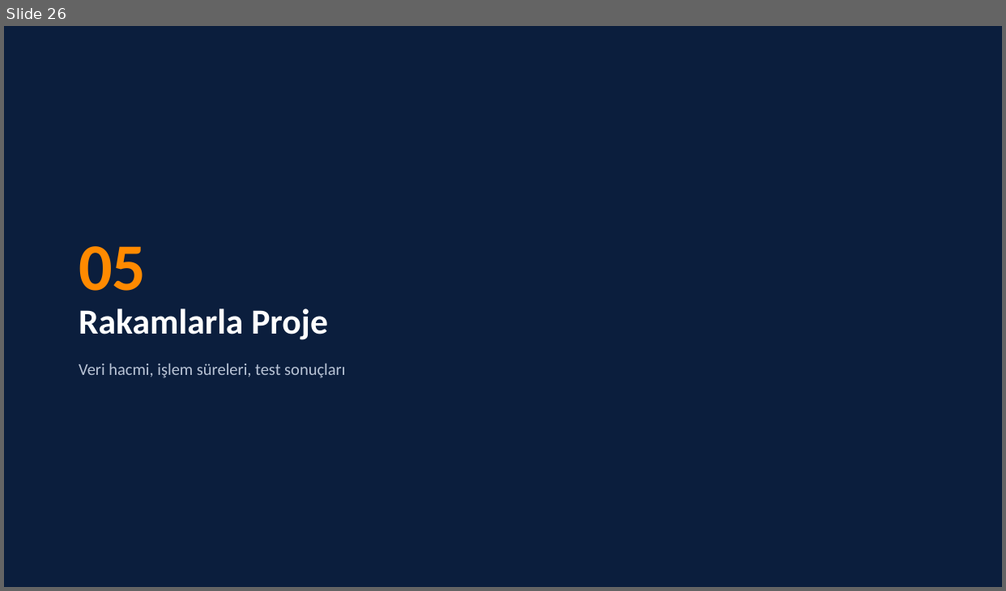
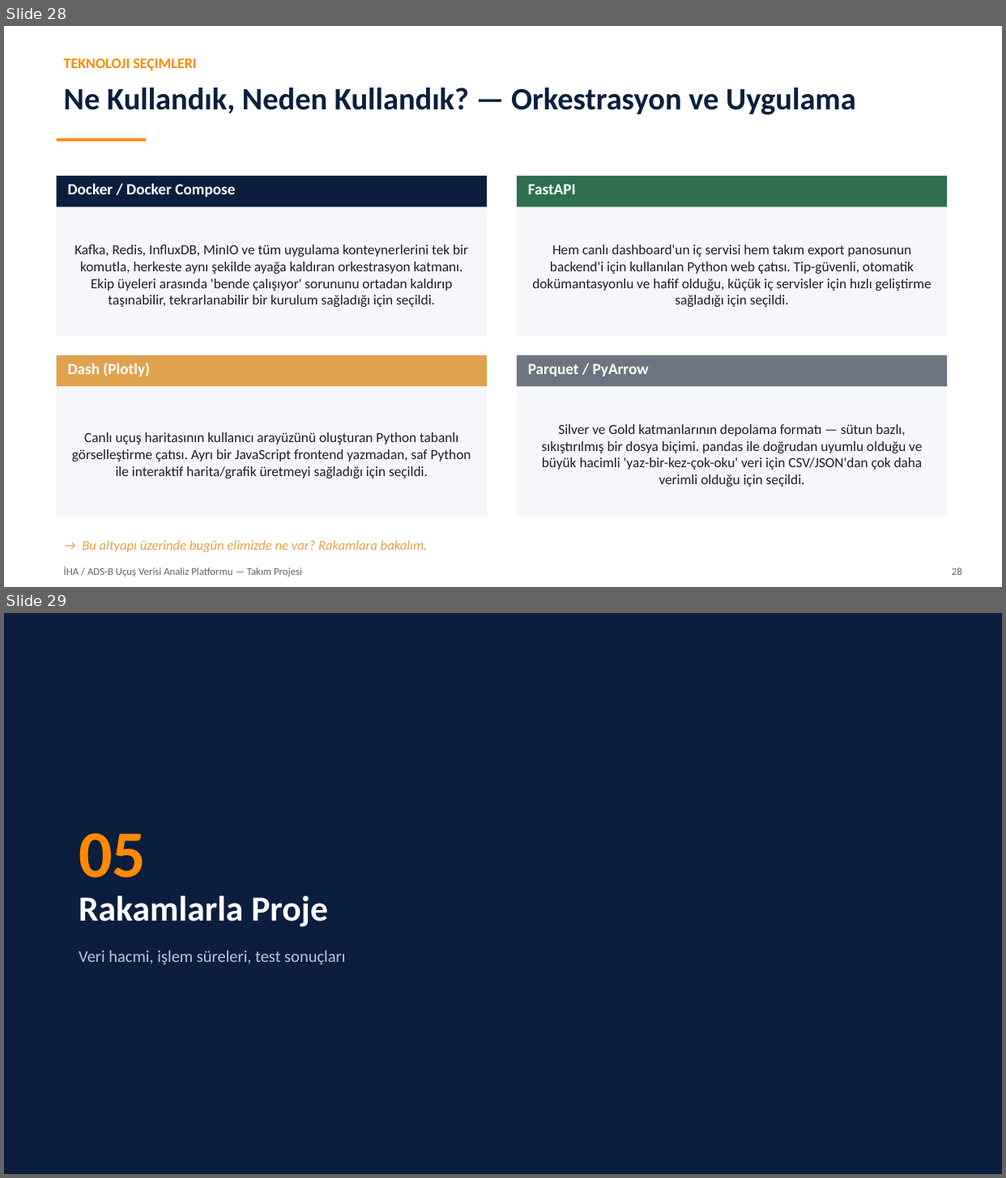
Before and after one commit to ColdVI/AnomalyDetection, a slide deck: docs/takim_projesi_sunumu.pptx. Shown one above the other, each under a label of ours: slide 26 before the commit, slides 28 and 29 after it. The pictures are 1006x591 and 1006x1178 pixels, drawn with LibreOffice and Linux fonts; fonts in the diff are those of the drawing. Boxes give left, top, right and bottom in pixels: in the first picture for what was removed or moved away, otherwise in the second. Text is boxed around its words. In the diff, an @@ line names an element or a change of style, - is before the commit and + after.

```diff
--- a/docs/takim_projesi_sunumu.pptx
+++ b/docs/takim_projesi_sunumu.pptx
@@ slide 28 added at (x1=4, y1=26, x2=1002, y2=587), background #FFFFFF @@
@@ text added at (x1=64, y1=58, x2=196, y2=71), 14 pt, text #FF8A00, bold @@
+TEKNOLOJI SEÇIMLERI
@@ text added at (x1=64, y1=88, x2=855, y2=115), 30 pt, text #0B1E3D, bold @@
+Ne Kullandık, Neden Kullandık? — Orkestrasyon ve Uygulama
@@ rectangle added at (x1=57, y1=139, x2=147, y2=141), fill #FF8A00 @@
@@ rectangle added at (x1=57, y1=176, x2=487, y2=207), fill #0B1E3D @@
@@ text added at (x1=68, y1=183, x2=235, y2=197), 15 pt, text #FFFFFF, bold @@
+Docker / Docker Compose
@@ rectangle added at (x1=517, y1=176, x2=948, y2=207), fill #2F6F4F @@
@@ text added at (x1=528, y1=184, x2=576, y2=194), 15 pt, text #FFFFFF, bold @@
+FastAPI
@@ rectangle added at (x1=57, y1=207, x2=487, y2=337), fill #F6F7FA, 13.5 pt, text #1B1F27 @@
+Kafka, Redis, InfluxDB, MinIO ve tüm uygulama konteynerlerini tek bir komutla, herkeste aynı şekilde ayağa kaldıran orkestrasyon katmanı. Ekip üyeleri arasında 'bende çalışıyor' sorununu ortadan kaldırıp taşınabilir, tekrarlanabilir bir kurulum sağladığı için seçildi.
@@ rectangle added at (x1=517, y1=207, x2=948, y2=337), fill #F6F7FA, 13.5 pt, text #1B1F27 @@
+Hem canlı dashboard'un iç servisi hem takım export panosunun backend'i için kullanılan Python web çatısı. Tip-güvenli, otomatik dokümantasyonlu ve hafif olduğu, küçük iç servisler için hızlı geliştirme sağladığı için seçildi.
@@ rectangle added at (x1=57, y1=356, x2=487, y2=386), fill #E0A24D @@
@@ text added at (x1=68, y1=363, x2=150, y2=377), 15 pt, text #FFFFFF, bold @@
+Dash (Plotly)
@@ rectangle added at (x1=517, y1=356, x2=948, y2=386), fill #6B7480 @@
@@ text added at (x1=528, y1=364, x2=649, y2=377), 15 pt, text #FFFFFF, bold @@
+Parquet / PyArrow
@@ rectangle added at (x1=57, y1=386, x2=487, y2=516), fill #F6F7FA, 13.5 pt, text #1B1F27 @@
+Canlı uçuş haritasının kullanıcı arayüzünü oluşturan Python tabanlı görselleştirme çatısı. Ayrı bir JavaScript frontend yazmadan, saf Python ile interaktif harita/grafik üretmeyi sağladığı için seçildi.
@@ rectangle added at (x1=517, y1=386, x2=948, y2=516), fill #F6F7FA, 13.5 pt, text #1B1F27 @@
+Silver ve Gold katmanlarının depolama formatı — sütun bazlı, sıkıştırılmış bir dosya biçimi. pandas ile doğrudan uyumlu olduğu ve büyük hacimli 'yaz-bir-kez-çok-oku' veri için CSV/JSON'dan çok daha verimli olduğu için seçildi.
@@ text added at (x1=82, y1=540, x2=428, y2=552), 13 pt, text #E0A24D, italic @@
+→ Bu altyapı üzerinde bugün elimizde ne var? Rakamlara bakalım.
@@ text added at (x1=64, y1=566, x2=302, y2=577), 10 pt, text #5B6472 @@
+İHA / ADS-B Uçuş Verisi Analiz Platformu — Takım Projesi
@@ text added at (x1=952, y1=568, x2=962, y2=575), 10 pt, text #5B6472 @@
+28
@@ what was slide 26 is now slide 29 @@
```
Also in this commit, not shown: 20 slides changed, 2 other slides added, 3 other files.
